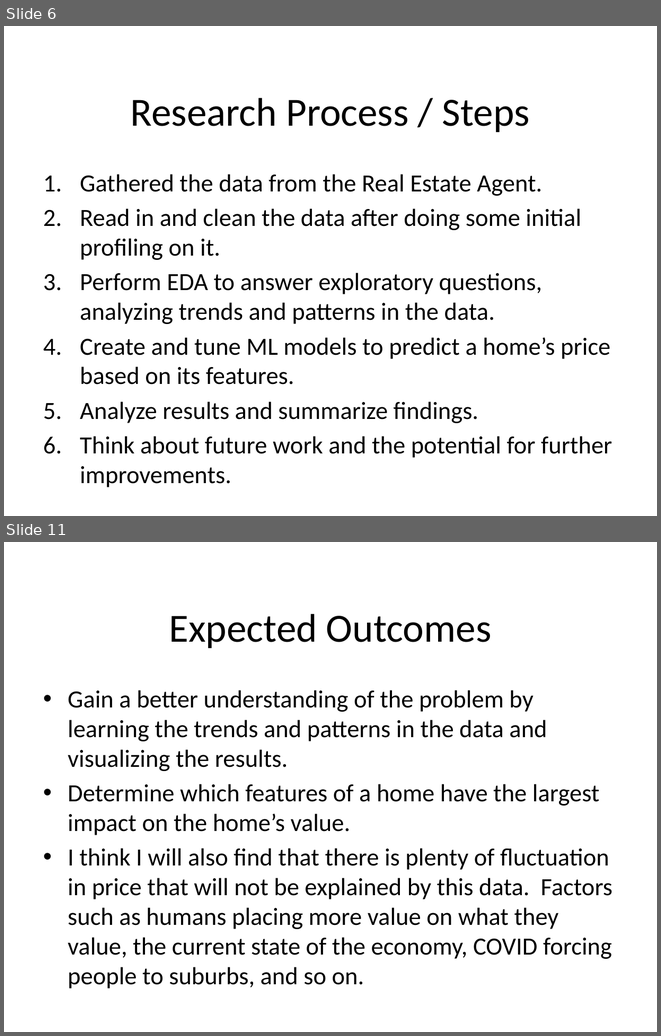
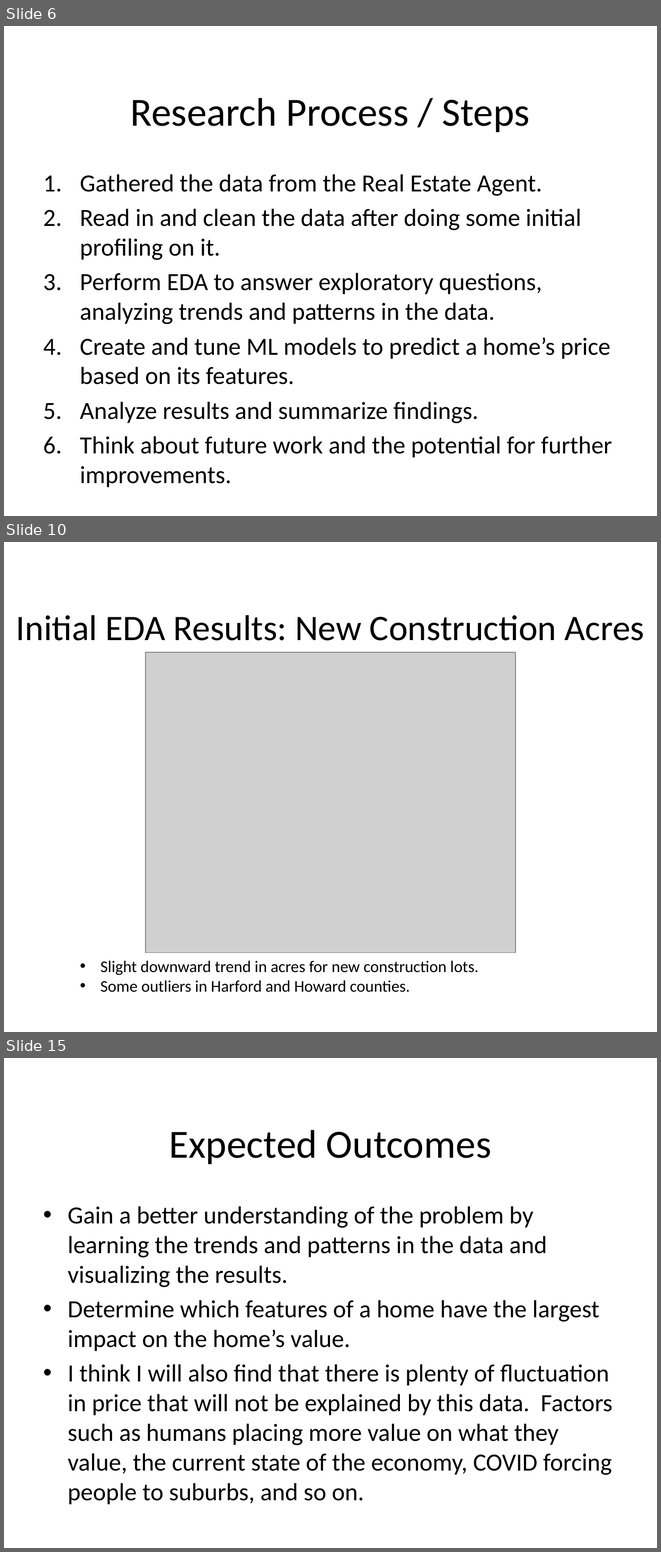
Before and after one commit to DATA-606-SPRING-2022/Zach_DATA606, a slide deck: Presentations/EDA_Presentation.pptx. Shown one above the other, each under a label of ours: slides 6 and 11 before the commit, slides 6, 10 and 15 after it; the slides between them are not shown. The pictures are 661x1036 and 661x1552 pixels, drawn with LibreOffice and Linux fonts; fonts in the diff are those of the drawing; grey boxes stand for pictures; background and template pictures are left out. Boxes give left, top, right and bottom in pixels: in the first picture for what was removed or moved away, otherwise in the second. Text is boxed around its words. In the diff, an @@ line names an element or a change of style, - is before the commit and + after.

```diff
--- a/Presentations/EDA_Presentation.pptx
+++ b/Presentations/EDA_Presentation.pptx
@@ slide 10 added at <box>4,542,657,1032</box>, background #FFFFFF @@
@@ title added at <box>16,615,645,641</box>, 39.6 pt, text #000000 @@
+Initial EDA Results: New Construction Acres
@@ picture added at <box>146,652,516,953</box> @@
@@ text added at <box>100,960,478,992</box>, 18 pt, text #000000 @@
+• Slight downward trend in acres for new construction lots.
+• Some outliers in Harford and Howard counties.
@@ what was slide 11 is now slide 15 @@
```
Also in this commit, not shown: 4 slides changed, 3 other slides added, 4 other files.
